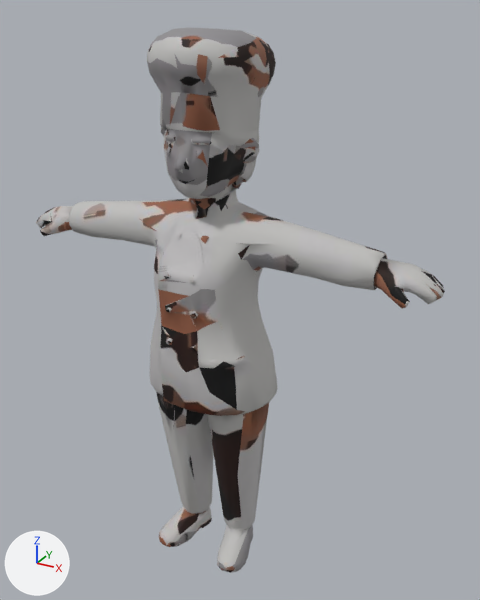
An edit to the glTF model dist/models/people/chef.glb, drawn before and after from the same camera.
One viewpoint serves both versions: a camera (50 mm lens) standing at (0.787, -1.298, 1.398) and looking at (0.046, 0.048, 0.725). Arrows for +X, +Y and +Z are at lower left; the lights stay in place. The older version comes first. Where no turn or scale is listed for an object, it has been applied to the vertices. Vertices at exactly the same position are counted once.

The first picture shows 'char1.001'.
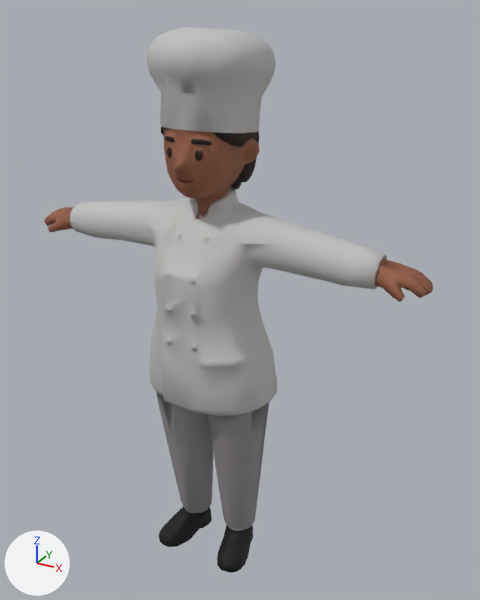
The change, as JSON lines over the scene's bpy script:
```json
{"block": "me_char1_003", "where": "# used by ob_char1_001; location = (0.0, 0.0, 0.0)"}
{"op": "remove", "block": "me_char1_003", "code": "me_char1_003.from_pydata(...)  # 2210 vertices, 4499 faces; spans x -0.55..0.548, y -0.153..0.153, z 0.001..1.361"}
{"op": "add", "block": "me_char1_003", "code": "me_char1_003.from_pydata(...)  # 2210 vertices, 4499 faces; spans x -0.524..0.527, y -0.153..0.153, z 0.001..1.361"}
{"block": "me_char1_003", "change": "me_char1_003 part 1: 19 vertices moved from x -0.36..0.401, y -0.058..0.057, z 0.846..0.971 to x -0.386..0.388, y -0.059..0.058, z 0.849..0.974; 558 vertices removed from x -0.55..0.548, y -0.129..0.057, z 0.711..1.358; 541 vertices added at x -0.524..0.527, y -0.13..0.058, z 0.702..1.361"}
{"block": "me_char1_003", "change": "me_char1_003 part 2: 9 vertices removed from x -0.126..0.111, y -0.133..0.034, z 0.004..0.069; 18 vertices added at x -0.126..0.112, y -0.133..0.036, z 0.004..0.07"}
{"block": "me_char1_003", "change": "me_char1_003 part 3: 2 vertices moved within x -0.159..0.156, y -0.037..0.033, z 0.509..0.512; 5 vertices removed from x -0.11..0.121, y -0.144..0.078, z 0.496..0.682; 12 vertices added at x -0.145..0.154, y -0.145..0.084, z 0.379..0.684"}
{"block": "me_char1_003", "change": "me_char1_003 part 4: 3140 kept faces spanning x -0.277..0.388, y -0.153..0.153, z 0.001..1.361 get new texture (UV) coordinates"}
{"block": "me_char1_003", "change": "other edits to the shape of me_char1_003 do not show in these pictures"}
```

Changed parts and their boxes [x1, y1, x2, y2] in the pictures (480 x 600 px; the box of a moved part takes in the faces that stretch with it):
```json
{"object": "char1.001", "change": "reshaped", "before": [36, 27, 445, 573], "after": [44, 27, 434, 573]}
{"part": 1, "of": "me_char1_003", "change": "moved or reshaped", "before": [36, 27, 445, 308], "after": [44, 27, 434, 302]}
{"part": 2, "of": "me_char1_003", "change": "moved or reshaped", "before": [159, 508, 253, 545], "after": [159, 508, 253, 563]}
{"part": 3, "of": "me_char1_003", "change": "moved or reshaped", "before": [156, 333, 245, 395], "after": [156, 333, 245, 396]}
{"part": 4, "of": "me_char1_003", "change": "surface changed", "before": [138, 29, 276, 573], "after": [138, 29, 276, 573]}
```
